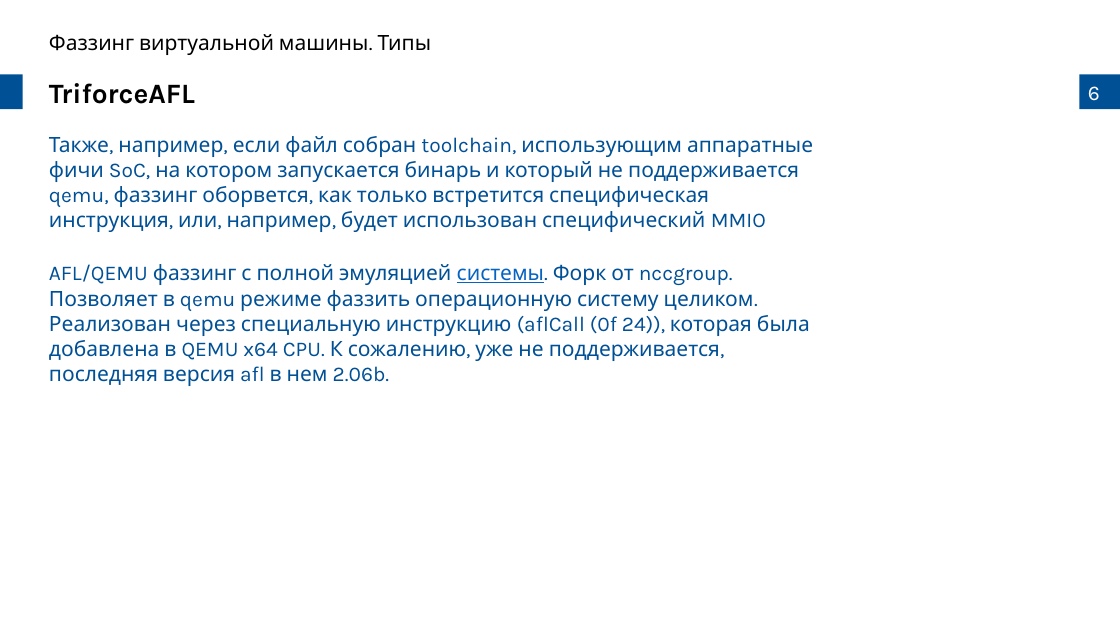
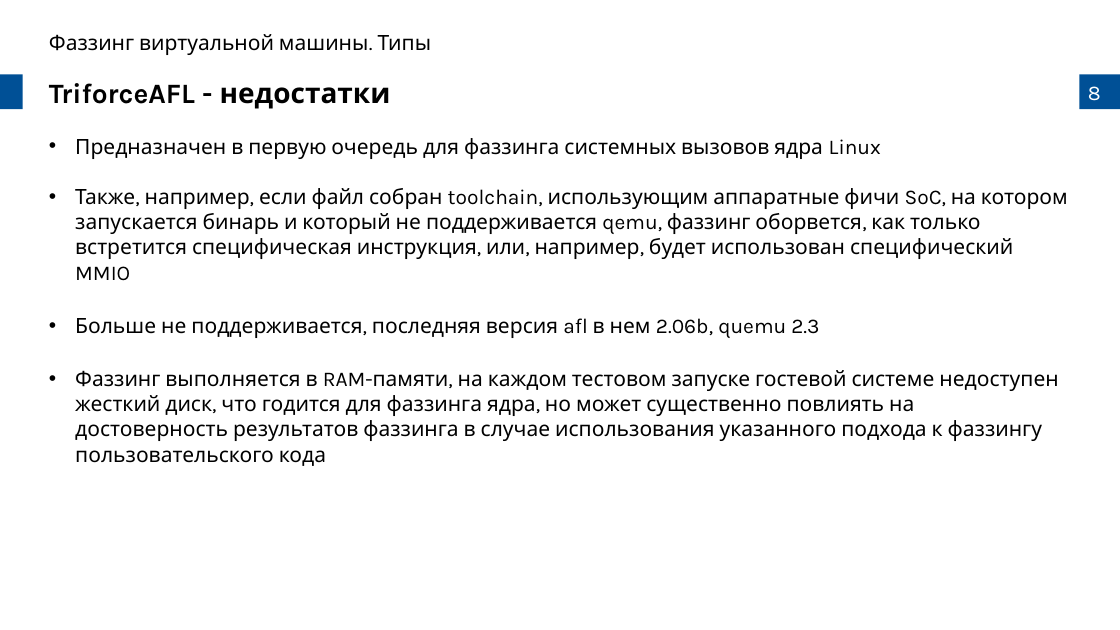
Before and after one commit to prostoAlexandr/BeeTech_2024, a slide deck: slide 8 of Belikov_Virtual_machine_fuzzing_types_and_approaches.pptx (slide 6 before the commit). Drawn at 1120x630 pixels with LibreOffice and Linux fonts; fonts in the diff are those of the drawing; background and template pictures are left out. Boxes give left, top, right and bottom in pixels: in the first picture for what was removed or moved away, otherwise in the second. Text is boxed around its words. In the diff, an @@ line names an element or a change of style, - is before the commit and + after.

Commit message:
triforceafl, elf info added

```diff
--- a/Belikov_Virtual_machine_fuzzing_types_and_approaches.pptx
+++ b/Belikov_Virtual_machine_fuzzing_types_and_approaches.pptx
@@ text at <box>49,83,391,109</box>: text changed @@
-TriforceAFL
+TriforceAFL - недостатки
@@ page number at <box>1088,86,1101,101</box>: text changed @@
-6
+8
@@ text at <box>75,138,881,159</box>: paragraph added @@
+• Предназначен в первую очередь для фаззинга системных вызовов ядра Linux
@@ text at <box>75,188,1068,281</box>: text colour #005096 to #000000 in "Также, например, если файл собран toolchain, использующим ..."; bullet none to • @@
@@ text at <box>75,318,1058,466</box>: text changed; text colour #005096 to #000000 @@
-AFL/QEMU фаззинг с полной эмуляцией системы. Форк от nccgroup. Позволяет в qemu режиме фаззить операционную систему целиком. Реализован через специальную инструкцию (aflCall (0f 24)), которая была добавлена в QEMU x64 CPU. К сожалению, уже не поддерживается, последняя версия afl в нем 2.06b.
+• Больше не поддерживается, последняя версия afl в нем 2.06b, quemu 2.3
+• Фаззинг выполняется в RAM-памяти, на каждом тестовом запуске гостевой системе недоступен жесткий диск, что годится для фаззинга ядра, но может существенно повлиять на достоверность результатов фаззинга в случае использования указанного подхода к фаззингу пользовательского кода
```
Also in this commit, not shown: 1 other slide changed, 3 slides added, 1 slide removed, 7 other files.
